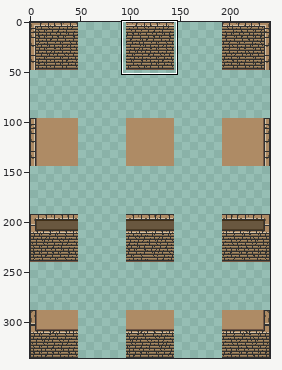
Sprite sheet, stored at Smaug4/Assets/_Game/Arts/Tilesets/tileset_egito.png. The picture above shows the old version from afar; the outline marks the close-up.
Close-up. Earlier state:
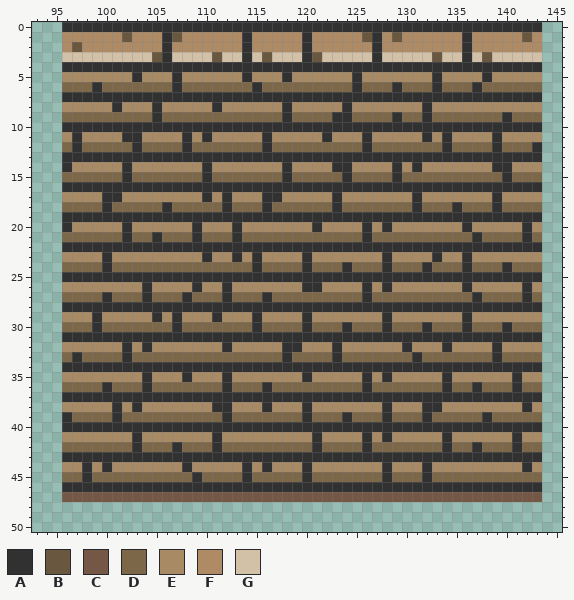
The file is 240x336 pixels. Colours within 5 levels of each other are drawn and written as one. Shown: x 93..145, y 0..50. The commit also changed other parts of the picture, which this record leaves out.
Palette (. is transparent): A #313131  B #69573f  C #745744  D #7d6749  E #a88a64  F #ae8b65  G #d2c1a7
And afterwards:
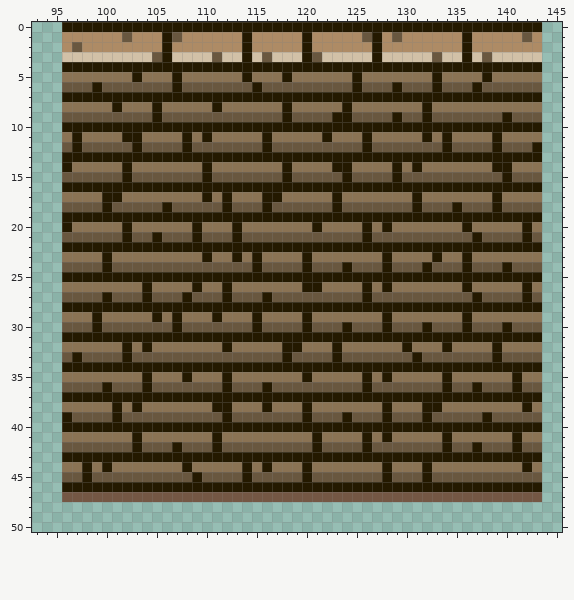
From old to new:
@@ palette @@
-A #313131
+A #241900
-E #a88a64
+E #8b7354
@@ x 93..145 @@
  5 ...EEEEEEEAEEEAEEEEEEAEEEAEEEEEEAEEEEEEEAEEEEAEEEEE..
- 6 ...DDDADDDDDDDADDDDDDDADDDDDDDDDADDDADDDADDDADDDDDD..
+ 6 ...BBBABBBBBBBABBBBBBBABBBBBBBBBABBBABBBABBBABBBBBB..
  7 ...AAAAAAAAAAAAAAAAAAAAAAAAAAAAAAAAAAAAAAAAAAAAAAAA..
  8 ...EEEEEAEEEAEEEEEAEEEEEEAEEEEEAEEEEEEEAEEEEEEEEEEE..
- 9 ...DDDDDDDDDADDDDDDDDDDDDADDDDAADDDDADDADDDDDDDADDD..
+ 9 ...BBBBBBBBBABBBBBBBBBBBBABBBBAABBBBABBABBBBBBBABBB..
 10 ...AAAAAAAAAAAAAAAAAAAAAAAAAAAAAAAAAAAAAAAAAAAAAAAA..
 11 ...EAEEEEAAEEEEAEAEEEEEAEEEEEAEEEAEEEEEAEAEEEEAEEEE..
-12 ...DADDDDDADDDDADDDDDDDADDDDDDDDDADDDDDDDADDDDADDDA..
+12 ...BABBBBBABBBBABBBBBBBABBBBBBBBBABBBBBBBABBBBABBBA..
 13 ...AAAAAAAAAAAAAAAAAAAAAAAAAAAAAAAAAAAAAAAAAAAAAAAA..
 14 ...AEEEEEAEEEEEEEAEEEEEEEAEEEEAAEEEEAEAEEEEEEEAAEEE..
-15 ...DDDDDDADDDDDDDADDDDDDDADDDDDADDDDADDDDDDDDDDADDD..
+15 ...BBBBBBABBBBBBBABBBBBBBABBBBBABBBBABBBBBBBBBBABBB..
 16 ...AAAAAAAAAAAAAAAAAAAAAAAAAAAAAAAAAAAAAAAAAAAAAAAA..
 17 ...EEEEAAEEEEEEEEAEAEEEAAEEEEEAEEEEEEEAEEEEEEEAEEEE..
-18 ...DDDDADDDDDADDDDDADDDADDDDDDADDDDDDDADDDADDDADDDD..
+18 ...BBBBABBBBBABBBBBABBBABBBBBBABBBBBBBABBBABBBABBBB..
 19 ...AAAAAAAAAAAAAAAAAAAAAAAAAAAAAAAAAAAAAAAAAAAAAAAA..
 20 ...AEEEEEAEEEEEEAEEEAEEEEEEEAEEEEAEAEEEEEEEAEEEEEAE..
-21 ...DDDDDDADDADDDADDDADDDDDDDDDDDDADDDDDDDDDDADDDDAD..
+21 ...BBBBBBABBABBBABBBABBBBBBBBBBBBABBBBBBBBBBABBBBAB..
 22 ...AAAAAAAAAAAAAAAAAAAAAAAAAAAAAAAAAAAAAAAAAAAAAAAA..
 23 ...EEEEAEEEEEEEEEAEEAEAEEEEAEEEEEEEAEEEEAEEAEEEEEEE..
-24 ...DDDDADDDDDDDDDDDDDDADDDDADDDADDDADDDADDDADDDADDD..
+24 ...BBBBABBBBBBBBBBBBBBABBBBABBBABBBABBBABBBABBBABBB..
 25 ...AAAAAAAAAAAAAAAAAAAAAAAAAAAAAAAAAAAAAAAAAAAAAAAA..
 26 ...EEEEEEEEAEEEEAEEAEEEEEEEAAEEEEAEAEEEEEEEAEEEEEAE..
-27 ...DDDDADDDADDDADDDADDDADDDDDDDDDADDDDDDDDDDADDDDAD..
+27 ...BBBBABBBABBBABBBABBBABBBBBBBBBABBBBBBBBBBABBBBAB..
 28 ...AAAAAAAAAAAAAAAAAAAAAAAAAAAAAAAAAAAAAAAAAAAAAAAA..
 29 ...EEEAEEEEEAEAEEEAEEEAEEEEAEEEEEEEAEEEEEEEAEEEEEEE..
-30 ...DDDADDDDDDDADDDDDDDADDDDADDDADDDADDDADDDADDDADDD..
+30 ...BBBABBBBBBBABBBBBBBABBBBABBBABBBABBBABBBABBBABBB..
 31 ...AAAAAAAAAAAAAAAAAAAAAAAAAAAAAAAAAAAAAAAAAAAAAAAA..
 32 ...EEEEEEAEAEEEEEEEAEEEEEAAEEEAEEEEEEAEEEAEEEEAEEEE..
-33 ...DADDDDADDDDDDDDDDDDDDDADDDDADDDDDDDADDDDDDDADDDD..
+33 ...BABBBBABBBBBBBBBBBBBBBABBBBABBBBBBBABBBBBBBABBBB..
 34 ...AAAAAAAAAAAAAAAAAAAAAAAAAAAAAAAAAAAAAAAAAAAAAAAA..
 35 ...EEEEEEEEAEEEAEEEAEEEEEEEAEEEEEAEAEEEEEAEEEEEEAEE..
-36 ...DDDDADDDADDDDDDDADDDADDDDDDDDDADDDDDDDADDADDDADD..
+36 ...BBBBABBBABBBBBBBABBBABBBBBBBBBABBBBBBBABBABBBABB..
 37 ...AAAAAAAAAAAAAAAAAAAAAAAAAAAAAAAAAAAAAAAAAAAAAAAA..
 38 ...EEEEEAEAEEEEEEEAAEEEAEEEAEEEEEEEAEEEAAEEEEEEEEAE..
-39 ...ADDDDADDDDDDDDDDADDDDDDDADDDADDDADDDADDDDDADDDDD..
+39 ...ABBBBABBBBBBBBBBABBBBBBBABBBABBBABBBABBBBBABBBBB..
 40 ...AAAAAAAAAAAAAAAAAAAAAAAAAAAAAAAAAAAAAAAAAAAAAAAA..
 41 ...EEEEEEEAEEEEEEEAEEEEEEEEEAEEEEAEAEEEEEAEEEEEEAEE..
-42 ...DDDDDDDADDDADDDADDDDDDDDDADDDDADDDDDDDADDADDDADD..
+42 ...BBBBBBBABBBABBBABBBBBBBBBABBBBABBBBBBBABBABBBABB..
 43 ...AAAAAAAAAAAAAAAAAAAAAAAAAAAAAAAAAAAAAAAAAAAAAAAA..
 44 ...EEAEAEEEEEEEAEEEEEAEAEEEAEEEEEEEAEEEAEEEEEEEEEAE..
-45 ...DDADDDDDDDDDDADDDDADDDDDADDDDDDDADDDADDDDDDDDDDD..
+45 ...BBABBBBBBBBBBABBBBABBBBBABBBBBBBABBBABBBBBBBBBBB..
 46 ...AAAAAAAAAAAAAAAAAAAAAAAAAAAAAAAAAAAAAAAAAAAAAAAA..
Pixel boxes of the changes (left, top, right, bottom) in both close-ups:
changed: (62, 22, 542, 492)
